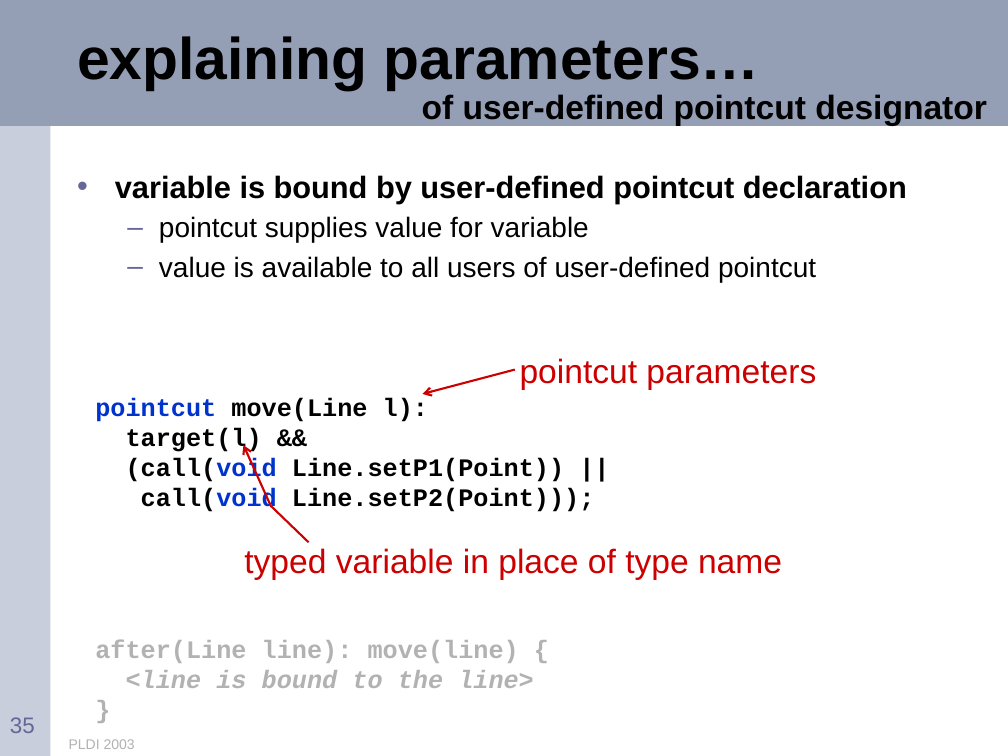
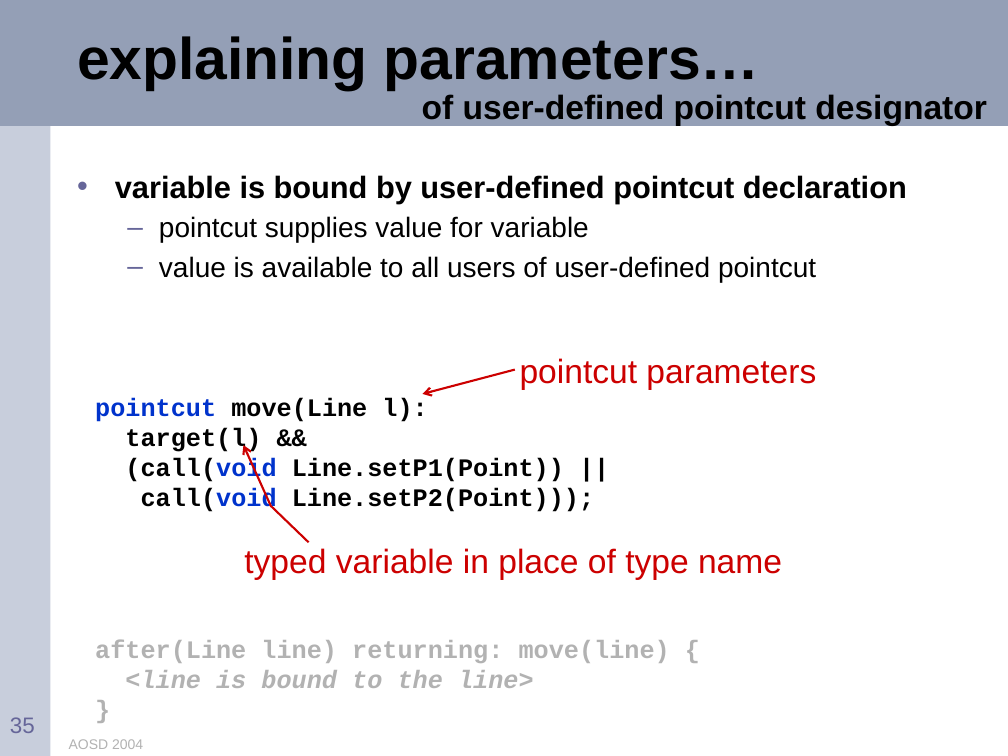
Before and after one commit to eclipse-aspectj/aspectj, a slide deck: slide 35 of docs/teaching/tutorial.ppt. Drawn at 1008x756 pixels with LibreOffice and Linux fonts; fonts in the diff are those of the drawing. Boxes give left, top, right and bottom in pixels: in the first picture for what was removed or moved away, otherwise in the second. Text is boxed around its words. In the diff, an @@ line names an element or a change of style, - is before the commit and + after.

Commit message:
updated tutorial for AOSD 2004

```diff
--- a/docs/teaching/tutorial.ppt
+++ b/docs/teaching/tutorial.ppt
@@ text at (x1=95, y1=639, x2=670, y2=688): text changed @@
-after(Line line): move(line) {
-<line is bound to the line>
+after(Line line) returning: move(line) {
+<line is bound to the line>
@@ text at (x1=69, y1=739, x2=143, y2=749): text changed @@
-PLDI 2003
+AOSD 2004
```
Also in this commit, not shown: 106 other slides changed, 8 slides added, 4 slides removed.
